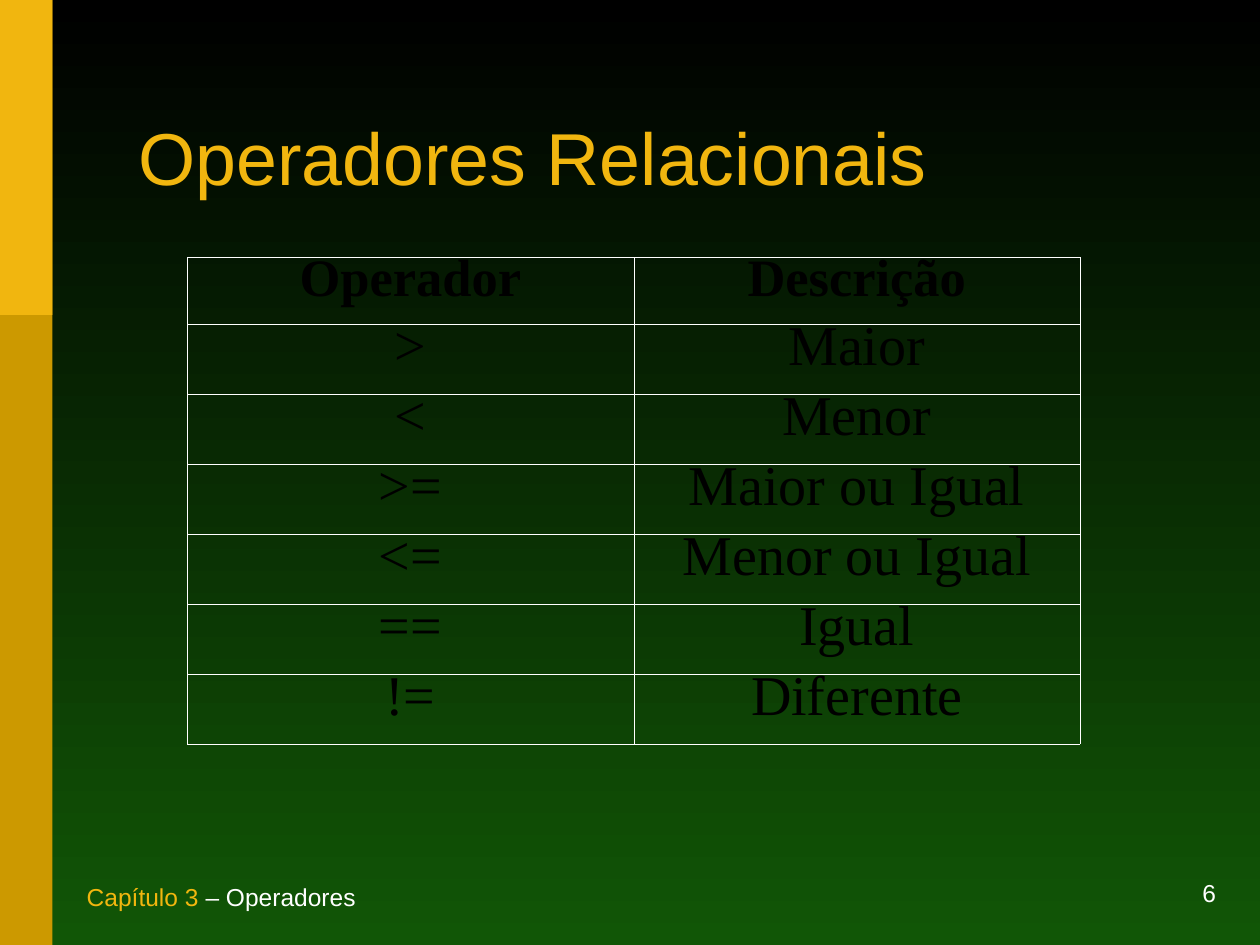
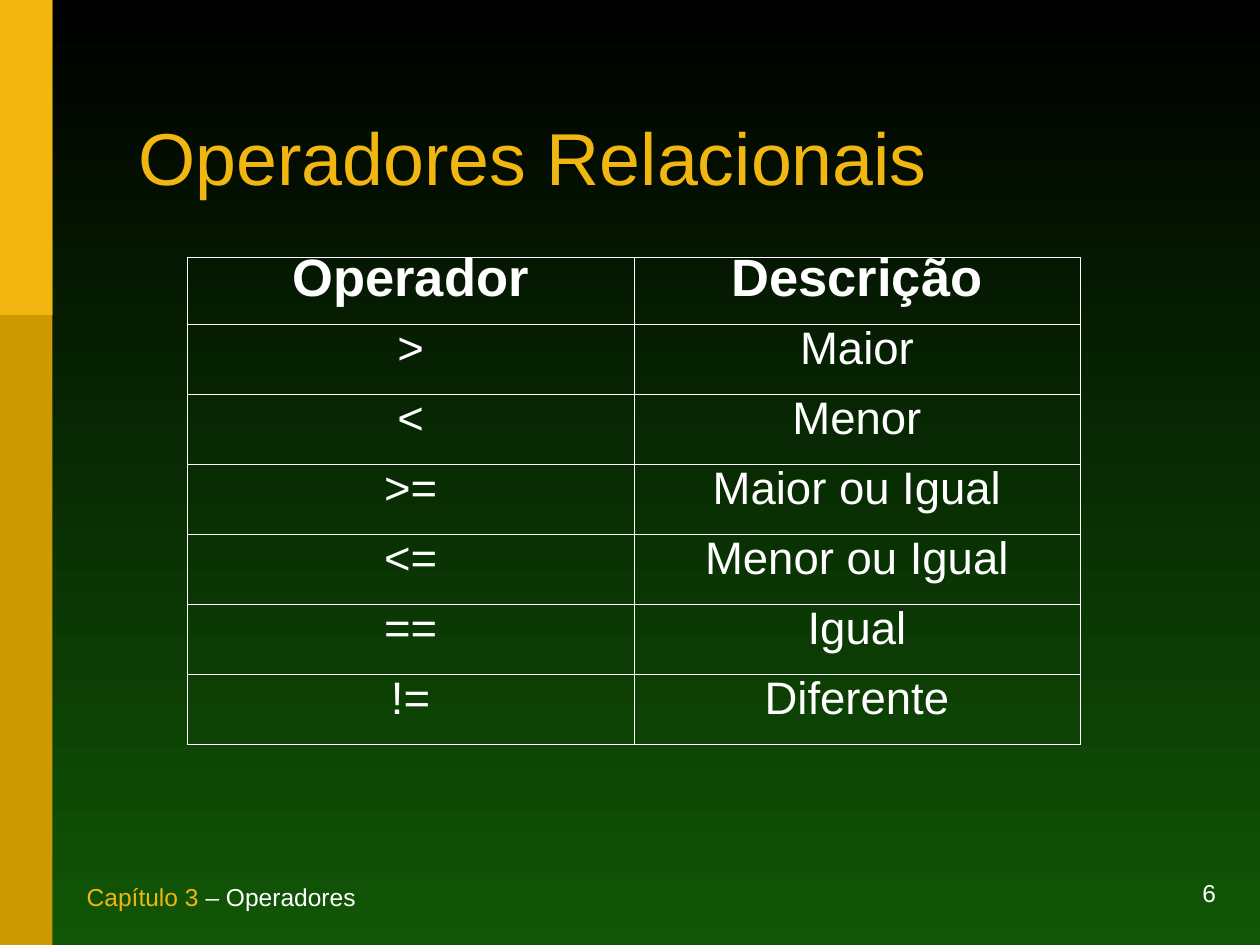
Before and after one commit to duchesqui/slzvieira-training, a slide deck: slide 6 of 1-Java-Programmer-Modulo-I/03.Capitulo03.ppt. Drawn at 1260x945 pixels with LibreOffice and Linux fonts; fonts in the diff are those of the drawing. Boxes give left, top, right and bottom in pixels: in the first picture for what was removed or moved away, otherwise in the second. Text is boxed around its words. In the diff, an @@ line names an element or a change of style, - is before the commit and + after.

```diff
--- a/1-Java-Programmer-Modulo-I/03.Capitulo03.ppt
+++ b/1-Java-Programmer-Modulo-I/03.Capitulo03.ppt
@@ table at [188,257,1080,745] @@
@@ font Times New Roman to Arial, text colour #000000 to #FFFFFF @@
@@ size 32 to 26 pt in ">", "Maior", "<", "Menor" and 8 more places @@
```
Also in this commit, not shown: 8 other slides changed, 22 other files.
